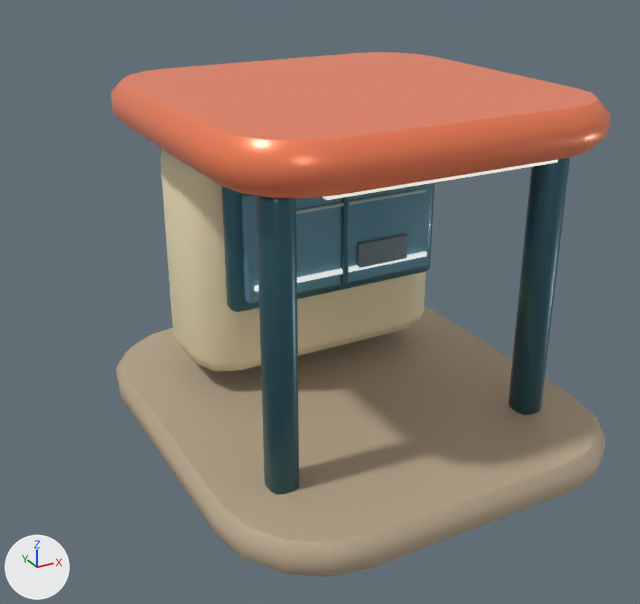
Renders of the glTF model assets/models/regions/ocean_motel_2.glb from each side of a commit.
Rendered twice from a 50 mm lens placed at (3.28, -4.29, 3.3), pointed at (5.85, 0.38, 0.96). Every picture has the same lights, and +X, +Y and +Z are marked at lower left. The picture after the commit comes second. Vertices at exactly the same position are counted once.

Objects in the first picture: 'Motel2'.
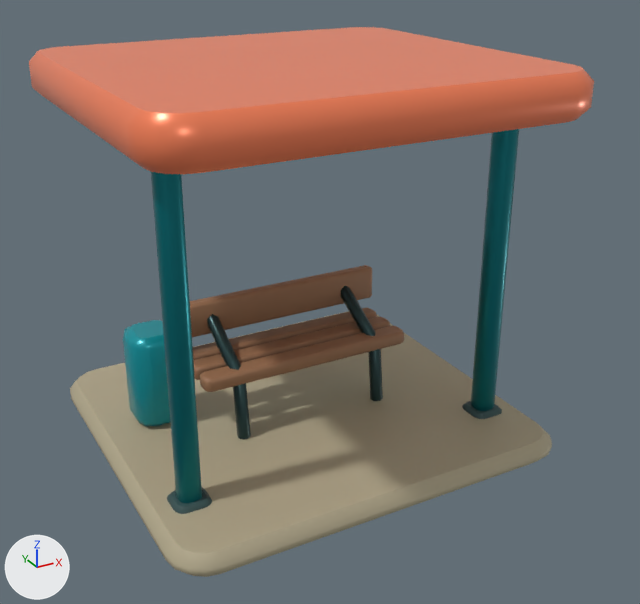
What differs and where, as boxes (x1, y1, x2, y2) in the pictures (640 x 604 px; the box of a moved part takes in the faces that stretch with it):
'Motel2', reshaped (13% wider)
    before: (111, 52, 611, 577)
    after: (29, 27, 594, 577)
part 1 of me_motel2, moved or reshaped
    before: (222, 183, 435, 312)
    after: (190, 265, 372, 337)
part 2 of me_motel2, moved or reshaped
    before: (341, 196, 350, 286)
    after: (151, 172, 202, 503)
part 3 of me_motel2, rebuilt
    before: (116, 305, 606, 577)
    after: (70, 311, 552, 577)
part 4 of me_motel2, rebuilt (13% wider)
    before: (111, 52, 611, 198)
    after: (29, 27, 594, 174)
part 5 of me_motel2, deleted (cyan)
    before: (241, 160, 558, 495)
part 6 of me_motel2, reshaped
    before: (160, 149, 570, 415)
    after: (123, 129, 519, 514)

The change, as a list of edits to the scene's bpy script:
```text
Change me_motel2:
    used by ob_motel2; location = (0.0, 0.0, 0.0)
    remove me_motel2.from_pydata(...)  # 880 vertices, 1712 faces; spans x 4.74..7.47, y -1.08..2.04, z 0.0..2.32
    add me_motel2.from_pydata(...)  # 908 vertices, 1756 faces; spans x 4.41..7.09, y -0.73..1.75, z 0.0..2.51
    me_motel2 part 1: the loose piece of 72 vertices spanning x 5.32..6.89, y 0.56..0.73, z 0.9..1.79 is scaled about its middle by (0.97, 0.594, 0.257), then moved by (-0.35, 0.16, -0.52), in mat_ceramic
    me_motel2 part 2: the loose piece of 72 vertices spanning x 6.08..6.12, y 0.47..0.51, z 0.99..1.72 is scaled about its middle by (3.11, 3.11, 3.25), then moved by (-1.42, -0.66, -0.16)
    me_motel2 part 3: the loose piece of 80 vertices spanning x 4.74..7.47, y -1.08..2.04, z 0.0..0.22 is rebuilt with 80 vertices and now spans x 4.41..7.09, y -0.73..1.75, z 0.0..0.16
    me_motel2 part 4: the loose piece of 80 vertices spanning x 4.84..7.36, y -0.77..1.73, z 2.04..2.32 is rebuilt with 80 vertices and now spans x 4.41..7.09, y -0.73..1.75, z 2.23..2.51
    me_motel2 part 5: 6 loose pieces with 432 vertices, spanning x 5.09..6.86, y -0.61..0.58, z 0.03..2.05, are deleted
    me_motel2 part 6: 144 vertices removed from x 5.15..7.11, y -0.47..1.59, z 0.03..2.02; 556 vertices added at x 4.56..6.94, y -0.29..1.0, z 0.0..2.37
    other edits to the shape of me_motel2 do not show in these pictures
    remove me_motel2.materials.append(mat_tint)
```
